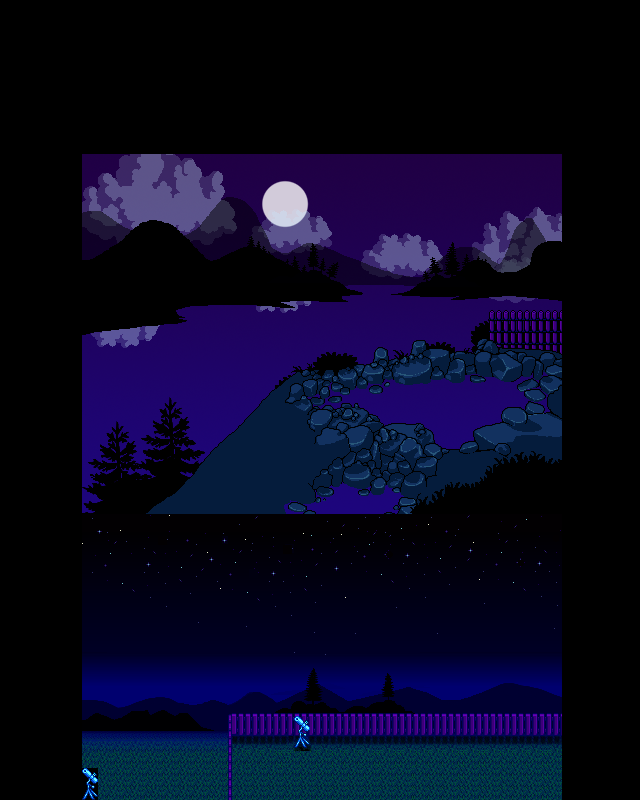
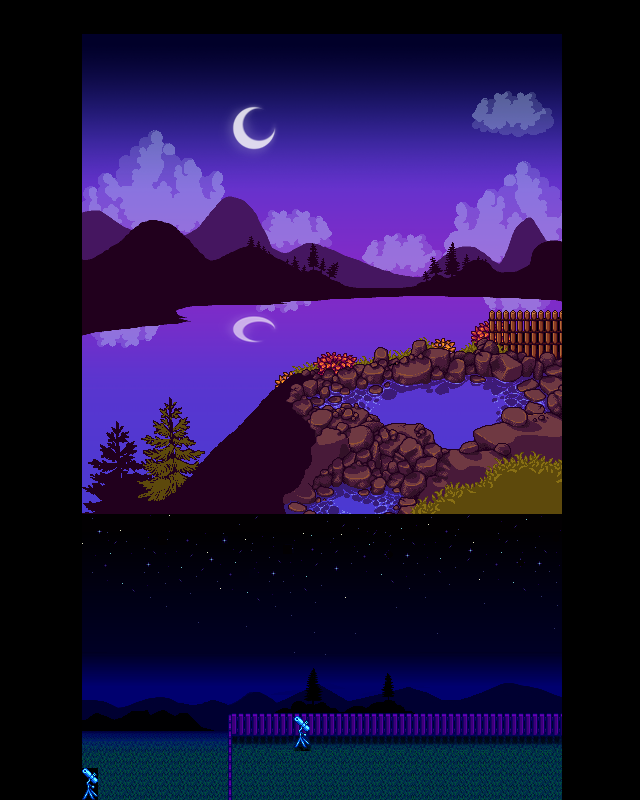
Layers edited between the first and the second (640, 800) image:
added layer "grass y" in group "Group 1" over (x1=292, y1=338, x2=562, y2=514)
added layer "grass x" in group "Group 1" over (x1=291, y1=337, x2=562, y2=514)
added layer "shade v" in group "Group 1" over (x1=298, y1=351, x2=562, y2=500)
added layer "shade w" in group "Group 1" over (x1=286, y1=340, x2=562, y2=514)
painted on "shade z" over (x1=289, y1=342, x2=562, y2=514)
painted on "shade y" over (x1=287, y1=339, x2=562, y2=514)
painted on "shade x" over (x1=146, y1=332, x2=562, y2=514)
added layer "foreground copy" in group "Group 1" over (x1=145, y1=312, x2=562, y2=514)
hid "foreground", painted on it over (x1=145, y1=312, x2=562, y2=514)
added layer "shade beta" (75%) in group "Group 1" over (x1=317, y1=379, x2=544, y2=514)
added layer "shade alpha" (50%) in group "Group 1" over (x1=283, y1=372, x2=550, y2=514)
added layer "bushes autumn" in group "Group 1" over (x1=275, y1=321, x2=515, y2=418)
painted on "trees copy 2" over (x1=82, y1=397, x2=214, y2=514)
painted on "background 1" over (x1=82, y1=220, x2=562, y2=336)
"background 2": opacity 50% → 100%, painted on it over (x1=82, y1=196, x2=562, y2=292)
added group "cosmos" with 7 layers in group "Group 1" over (x1=82, y1=91, x2=562, y2=514)
moved "clouds" into group "cosmos", painted on it over (x1=82, y1=34, x2=562, y2=514)
added layer "sky copy" in group "Group 1" over (x1=82, y1=34, x2=562, y2=514)
added group "sky" (1st of 2, in "Group 1") with 6 layers in group "Group 1" over (x1=82, y1=34, x2=562, y2=514)
added layer "Layer 19" in group "sky" over (x1=82, y1=34, x2=562, y2=190)
added layer "Layer 17" in group "sky" over (x1=82, y1=97, x2=562, y2=514)
added layer "Layer 20" in group "sky" over (x1=82, y1=34, x2=562, y2=514)
hid "sky gradient" (1st of 2, in "Group 1" › "sky"), moved it into group "sky" over (x1=82, y1=154, x2=562, y2=514)
…and 13 more changes (9 added, 2 painted, 2 stack, 1 visibility)
